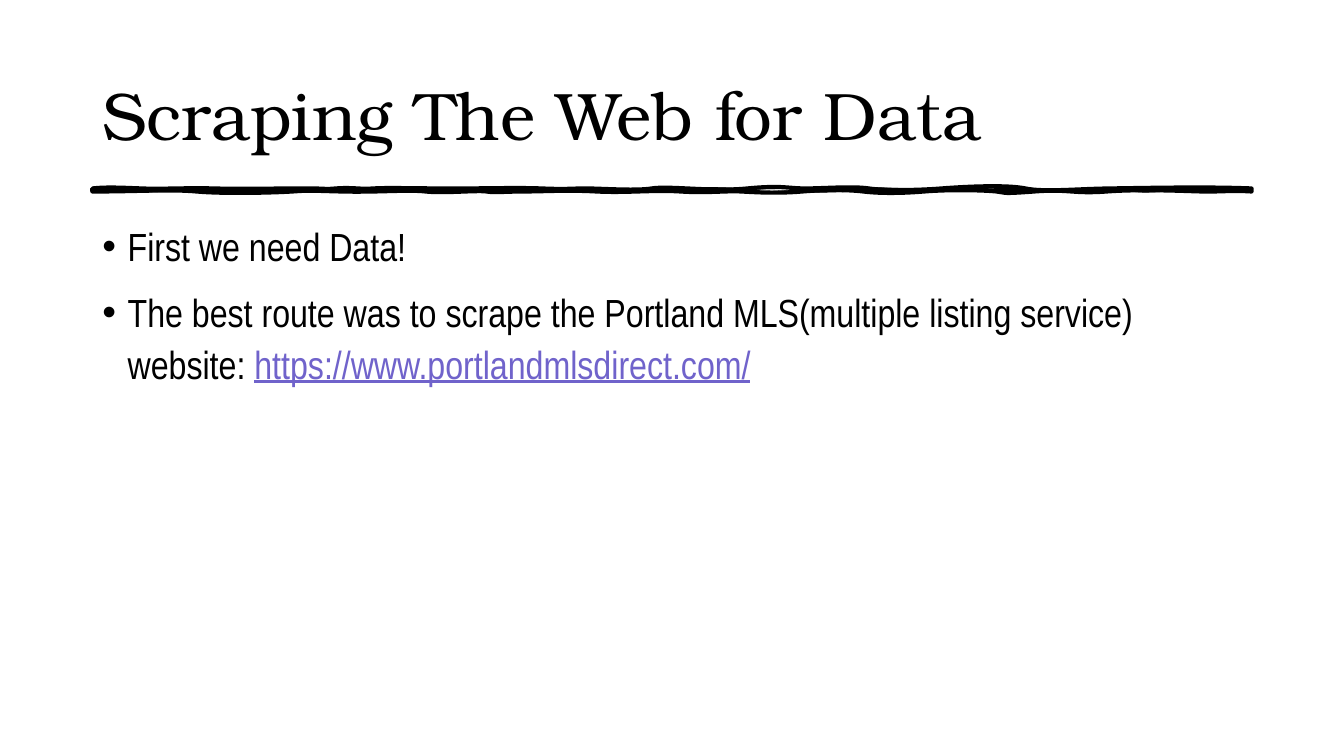
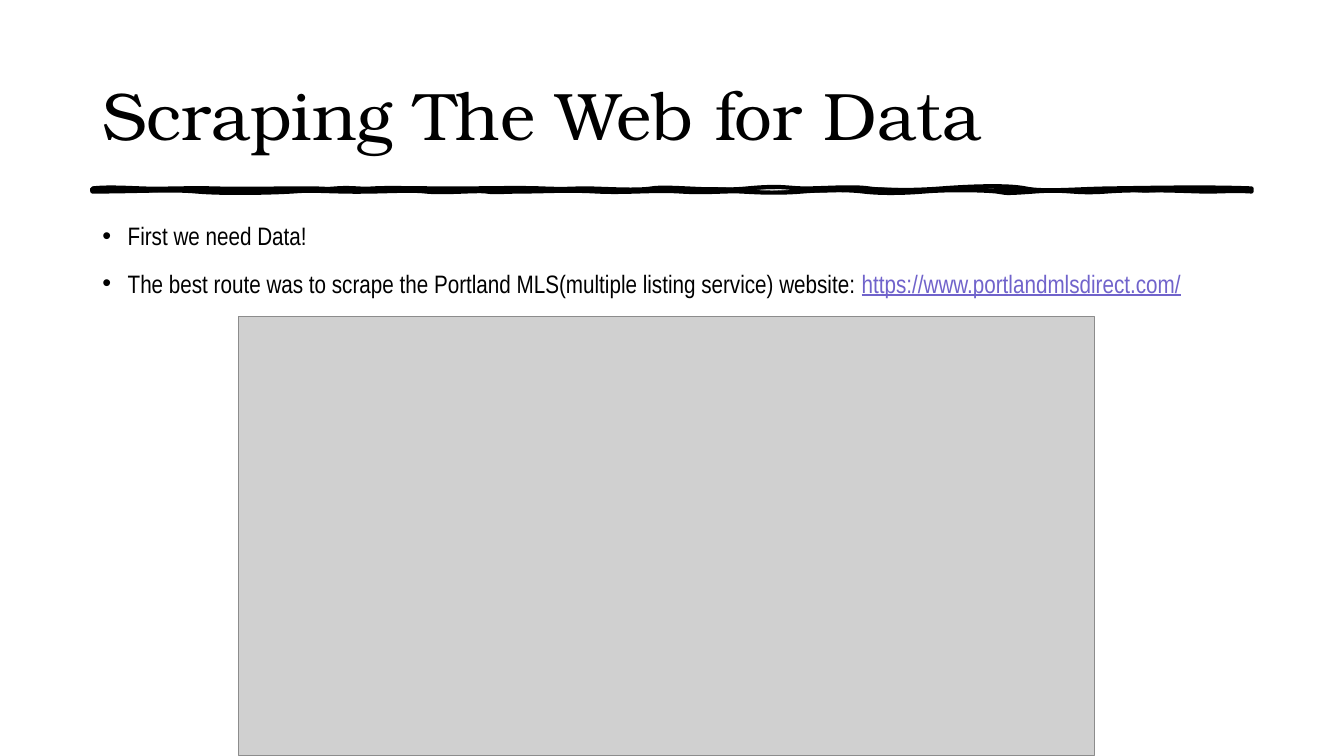
Before and after one commit to tristanh314/final-project-ddt, a slide deck: slide 3 of Machine Learning in the Housing Market.pptx. Drawn at 1344x756 pixels with LibreOffice and Linux fonts; fonts in the diff are those of the drawing; grey boxes stand for pictures. Boxes give left, top, right and bottom in pixels: in the first picture for what was removed or moved away, otherwise in the second. Text is boxed around its words. In the diff, an @@ line names an element or a change of style, - is before the commit and + after.

```diff
--- a/Machine Learning in the Housing Market.pptx
+++ b/Machine Learning in the Housing Market.pptx
@@ text "First we need Data!" at (x1=128, y1=226, x2=1181, y2=299): size 28 to 18 pt @@
@@ picture added at (x1=239, y1=317, x2=1095, y2=756) @@
```
Also in this commit, not shown: 5 other slides changed, 1 slide added, 1 slide removed.
